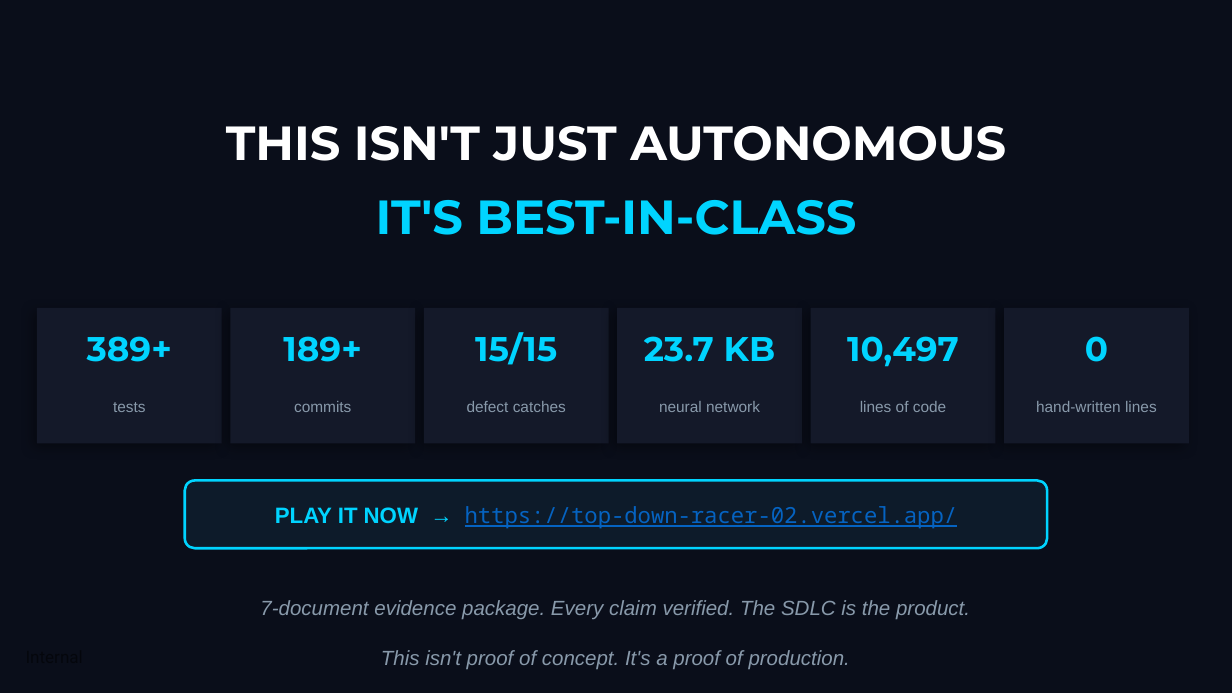
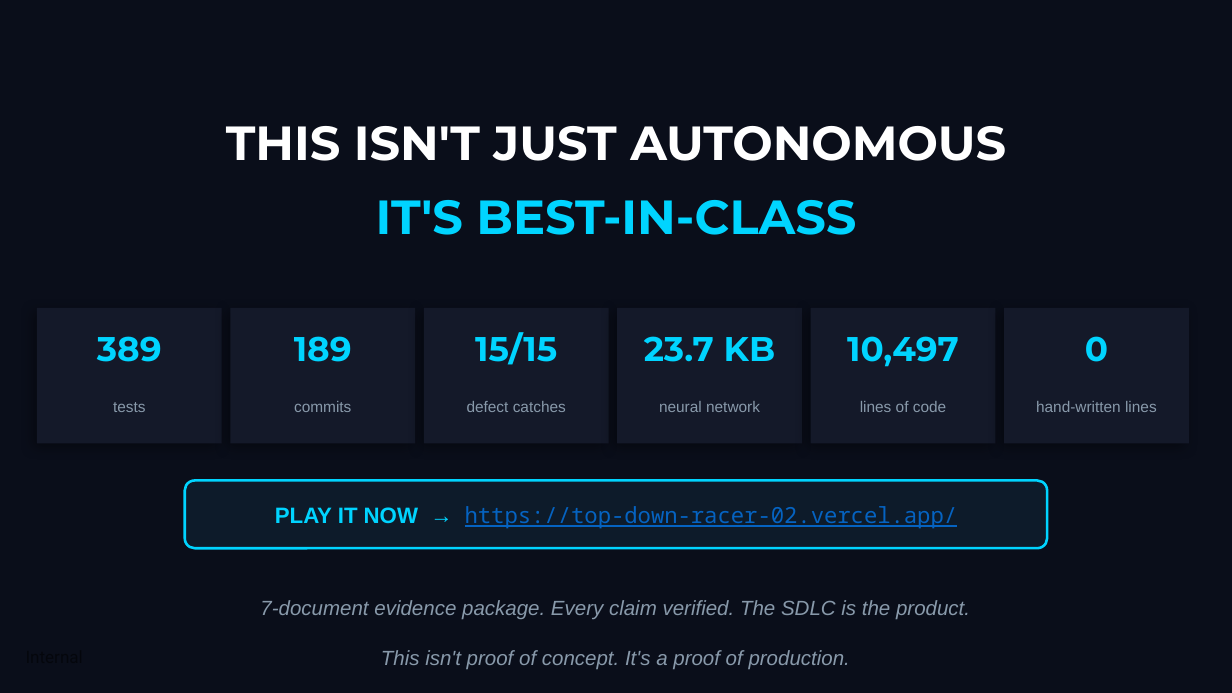
Before and after one commit to mbriggsy/ai-learning-journey, a slide deck: slide 9 of projects/top-down-racer-02/docs/summary/AI-Autonomy-Executive-Deck.pptx. Drawn at 1232x693 pixels with LibreOffice and Linux fonts; fonts in the diff are those of the drawing. Boxes give left, top, right and bottom in pixels: in the first picture for what was removed or moved away, otherwise in the second. Text is boxed around its words. In the diff, an @@ line names an element or a change of style, - is before the commit and + after.

```diff
--- a/projects/top-down-racer-02/docs/summary/AI-Autonomy-Executive-Deck.pptx
+++ b/projects/top-down-racer-02/docs/summary/AI-Autonomy-Executive-Deck.pptx
@@ text at box(97, 336, 162, 362): text changed @@
-389+
+389
@@ text at box(294, 336, 352, 362): text changed @@
-189+
+189
```
Also in this commit, not shown: 2 other slides changed, 3 other files.
